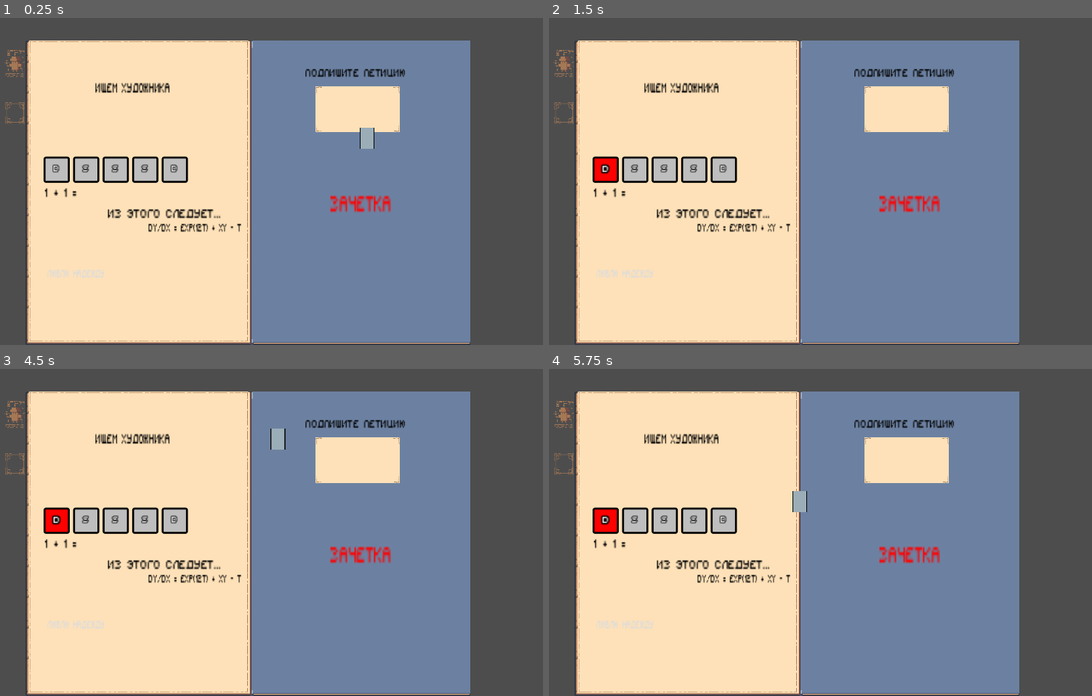
Above: before the commit, frames 1-4 (two rows, left to right).
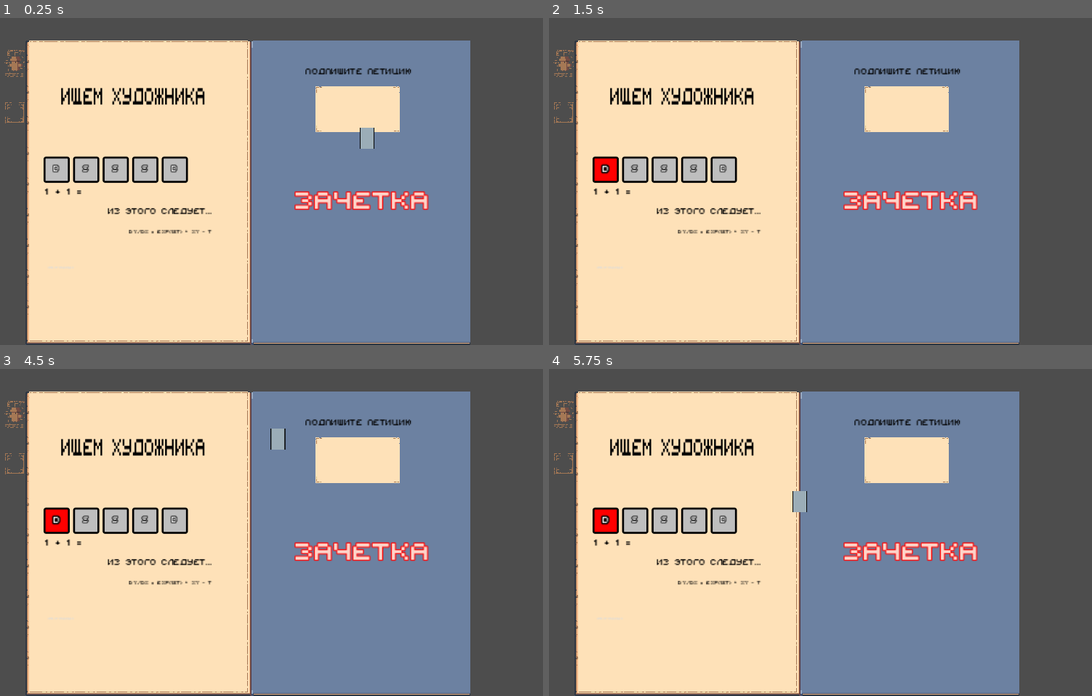
Above: after the commit, the same moments.

Repository: dueip/2024f_gamejam_misis
Game: Godot game, scene res://exam_minigame.tscn
Same seed, same stepped clock (60 frames per second), same inputs: the game is played once before the commit and once after it. This scene is started directly instead of the project's main scene.
Inputs (mouse positions are in pixels of both pictures, inside the frame that each line leads up to):
- Up to frame 1 (0.25 s): no input
- Up to frame 2 (1.5 s): tap Enter at 0.5 s; move the mouse to (929, 165) at 0.52 s; hold D (character_right) 0.53-1.28 s; tap Space (character_dash) at 0.6, 1.25 s; click (929, 165) at 0.67 s; move the mouse to (684, 197) at 1.27 s; hold S (character_back) from 1.28 s (still down); tap Q (character_drop_item) at 1.35 s
- Up to frame 3 (4.5 s): tap Enter at 2, 3.5 s; move the mouse to (309, 460) at 2.02 s; release S (character_back) at 2.03 s; hold D (character_right) 2.03-2.78 s; hold Shift (character_run) 2.03-2.78 s; tap Space (character_dash) at 2.75, 3.6, 4.25 s; move the mouse to (222, 597) at 2.77 s; hold W (character_up) 2.78-3.53 s; tap E (character_use_item) at 2.85 s; click (222, 597) at 2.92 s; move the mouse to (428, 581) at 3.52 s; hold A (character_left) from 3.53 s (still down); move the mouse to (76, 483) at 4.27 s; tap Q (character_drop_item) at 4.35 s
- Up to frame 4 (5.75 s): move the mouse to (831, 532) at 5.02 s; release A (character_left) at 5.03 s; hold S (character_back) from 5.03 s (still down); hold Shift (character_run) from 5.03 s (still down); click (831, 532) at 5.17 s

The runs differ from the first frame. In frame 1, 4.1% of the frame differs, in the area x 0-87%, y 6-100%; in frame 2, 4.1%; in frame 3, 4.1%; in frame 4, 4.1%.
Error in both runs: Invalid access to property or key '_on_minigame_won' on a base object of type 'Nil'. (res://exam_minigame.gd:9)

Commit message:
fix: Фонты скейлятся нормально теперь

Diff:
--- a/exam_minigame.tscn
+++ b/exam_minigame.tscn
@@ -401,6 +401,7 @@
 
 [node name="TileMap" type="TileMap" parent="."]
 z_index = -10
+texture_filter = 1
 position = Vector2(362, 351)
 scale = Vector2(0.672607, 0.730004)
 tile_set = SubResource("TileSet_un3xm")
@@ -413,65 +414,67 @@
 scale = Vector2(-3.1747, -1.69653)
 
 [node name="Label" type="Label" parent="."]
-offset_left = 339.0
-offset_top = 162.0
-offset_right = 483.0
-offset_bottom = 188.0
-scale = Vector2(0.852121, 1.60646)
+offset_left = 287.0
+offset_top = 161.0
+offset_right = 735.0
+offset_bottom = 233.0
+scale = Vector2(0.531, 1)
 theme_override_colors/font_color = Color(0, 0, 0, 1)
+theme_override_font_sizes/font_size = 50
 text = "Ищем художника"
 
 [node name="Label3" type="Label" parent="."]
 offset_left = 262.0
-offset_top = 323.0
+offset_top = 324.0
 offset_right = 406.0
-offset_bottom = 349.0
-scale = Vector2(1.08455, 1.47358)
+offset_bottom = 350.0
 theme_override_colors/font_color = Color(0, 0, 0, 1)
+theme_override_font_sizes/font_size = 20
 text = "1 + 1 = "
 
 [node name="Label7" type="Label" parent="."]
 offset_left = 358.0
-offset_top = 355.0
-offset_right = 502.0
-offset_bottom = 381.0
-scale = Vector2(1.08455, 1.47358)
+offset_top = 356.0
+offset_right = 507.0
+offset_bottom = 382.0
 theme_override_colors/font_color = Color(0, 0, 0, 1)
+theme_override_font_sizes/font_size = 16
 text = "Из этого следует..."
 
 [node name="Label6" type="Label" parent="."]
-offset_left = 697.0
-offset_top = 328.0
-offset_right = 841.0
-offset_bottom = 354.0
-scale = Vector2(1.40925, 2.65679)
-theme_override_colors/font_color = Color(1, 0, 0, 1)
+offset_left = 644.0
+offset_top = 320.0
+offset_right = 847.0
+offset_bottom = 392.0
+theme_override_colors/font_color = Color(0.996078, 0.831373, 0.788235, 1)
+theme_override_colors/font_outline_color = Color(1, 0, 0, 1)
+theme_override_constants/outline_size = 6
+theme_override_font_sizes/font_size = 50
 text = "Зачетка
 "
 
 [node name="Label4" type="Label" parent="."]
-offset_left = 420.0
-offset_top = 378.0
-offset_right = 564.0
-offset_bottom = 404.0
-scale = Vector2(0.702011, 1.32347)
+offset_left = 390.0
+offset_top = 390.0
+offset_right = 569.0
+offset_bottom = 416.0
 theme_override_colors/font_color = Color(0, 0, 0, 1)
+theme_override_font_sizes/font_size = 10
 text = "dy/dx = exp(12t) + xy - t"
 
 [node name="Label5" type="Label" parent="."]
 offset_left = 266.0
-offset_top = 448.0
+offset_top = 449.0
 offset_right = 410.0
-offset_bottom = 474.0
-scale = Vector2(0.702011, 1.32347)
+offset_bottom = 475.0
 theme_override_colors/font_color = Color(0.858824, 0.858824, 0.858824, 1)
+theme_override_font_sizes/font_size = 5
 text = "Люблю надежду"
 
 [node name="Label2" type="Label" parent="."]
 offset_left = 659.0
-offset_top = 142.0
+offset_top = 143.0
 offset_right = 833.0
-offset_bottom = 168.0
-scale = Vector2(0.942011, 1.32347)
+offset_bottom = 169.0
 theme_override_colors/font_color = Color(0, 0, 0, 1)
 text = "Подпишите петицию"
